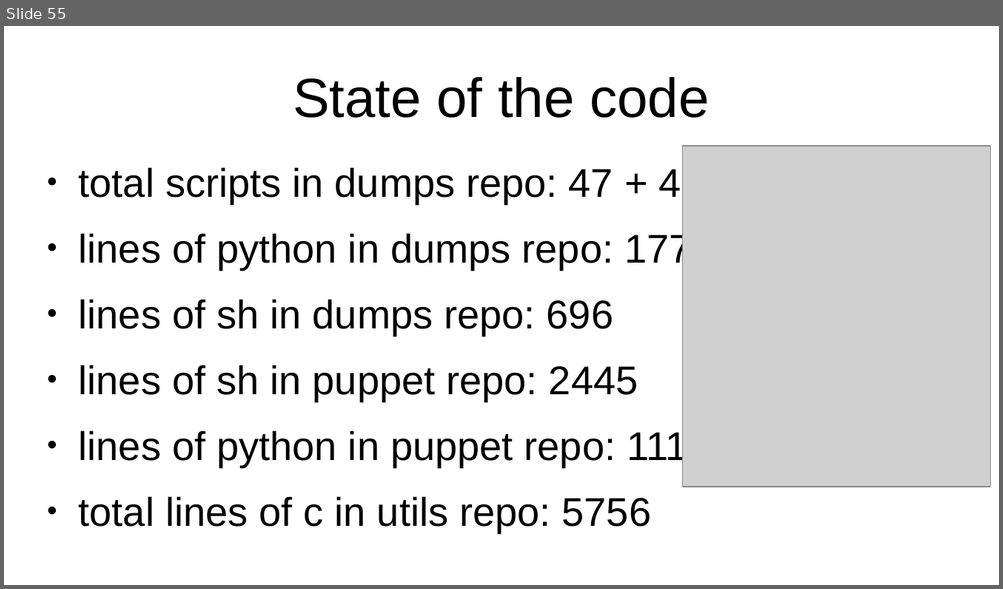
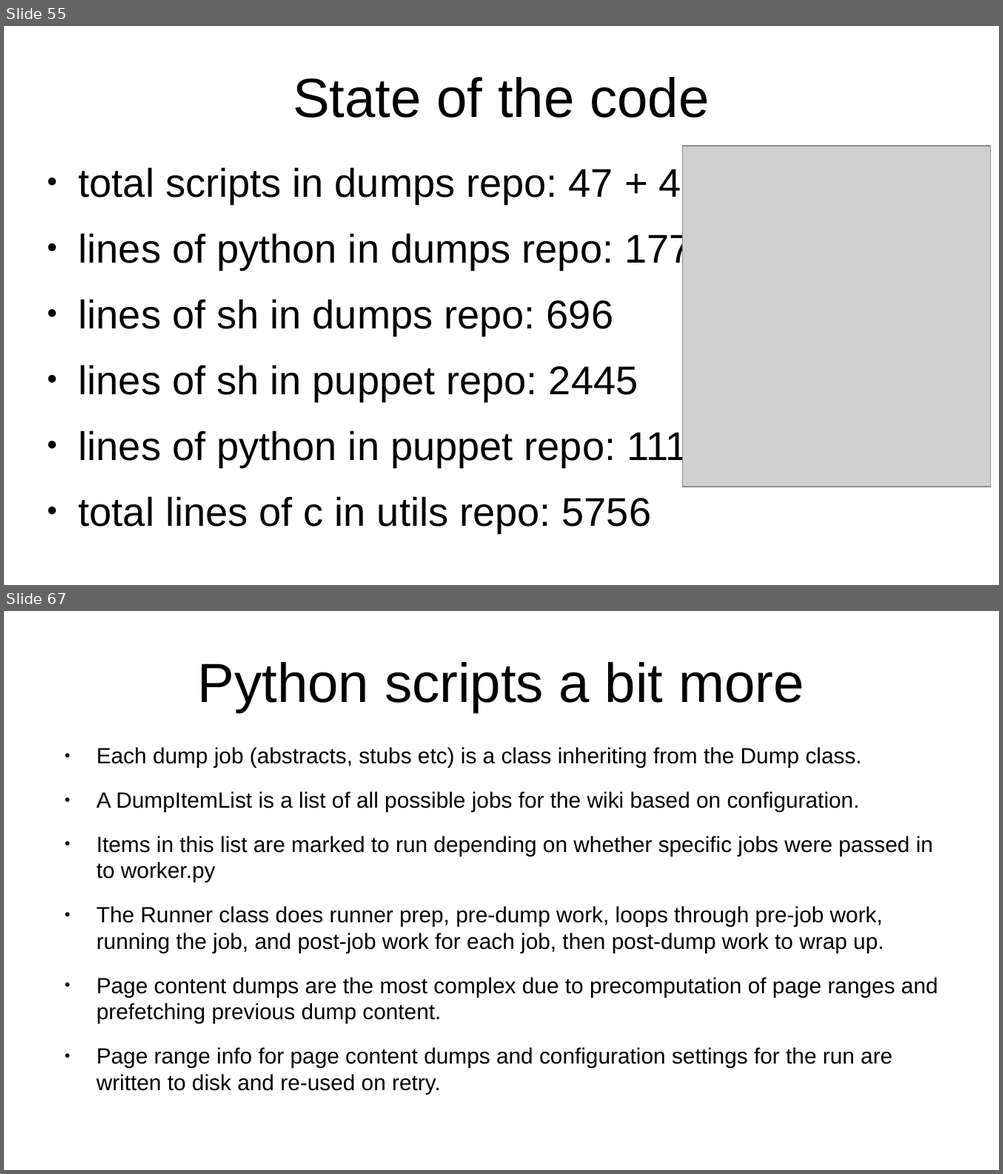
Before and after one commit to apergos/wikitalks, a slide deck: dumps-9-years-compressed.odp. Shown one above the other, each under a label of ours: slide 55 before the commit, slides 55 and 67 after it; the slides between them are not shown. The pictures are 1003x589 and 1003x1174 pixels, drawn with LibreOffice and Linux fonts; fonts in the diff are those of the drawing; grey boxes stand for pictures. Boxes give left, top, right and bottom in pixels: in the first picture for what was removed or moved away, otherwise in the second. Text is boxed around its words. In the diff, an @@ line names an element or a change of style, - is before the commit and + after.

Commit message:
update the dumps talk with a little (very little) info about internals

```diff
--- a/dumps-9-years-compressed.odp
+++ b/dumps-9-years-compressed.odp
@@ slide 67 added at [4,611,999,1170], background #FFFFFF @@
@@ title added at [198,662,804,712], 44 pt, text #000000 @@
+Python scripts a bit more
@@ text added at [96,747,938,1068], 17.6 pt, text #000000 @@
+● Each dump job (abstracts, stubs etc) is a class inheriting from the Dump class.
+● A DumpItemList is a list of all possible jobs for the wiki based on configuration.
+● Items in this list are marked to run depending on whether specific jobs were passed in to worker.py
+● The Runner class does runner prep, pre-dump work, loops through pre-job work, running the job, and post-job work for each job, then post-dump work to wrap up.
+● Page content dumps are the most complex due to precomputation of page ranges and prefetching previous dump content.
+● Page range info for page content dumps and configuration settings for the run are written to disk and re-used on retry.
```
Also in this commit, not shown: 11 slides changed, 12 other slides added.
